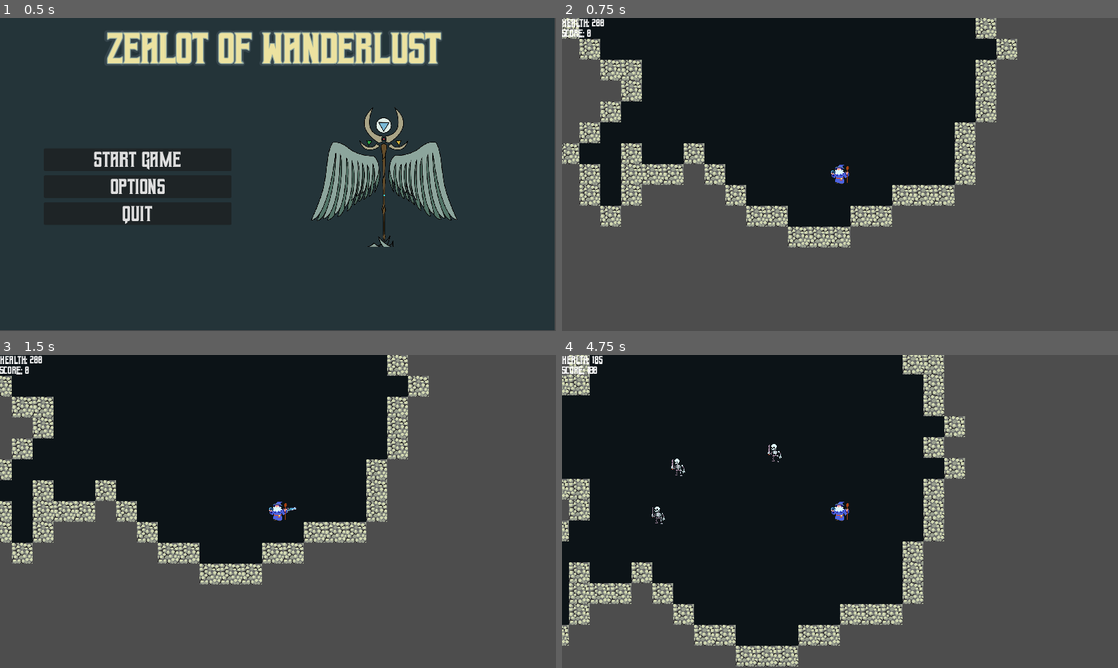
Above: before the commit, frames 1-4 (two rows, left to right).
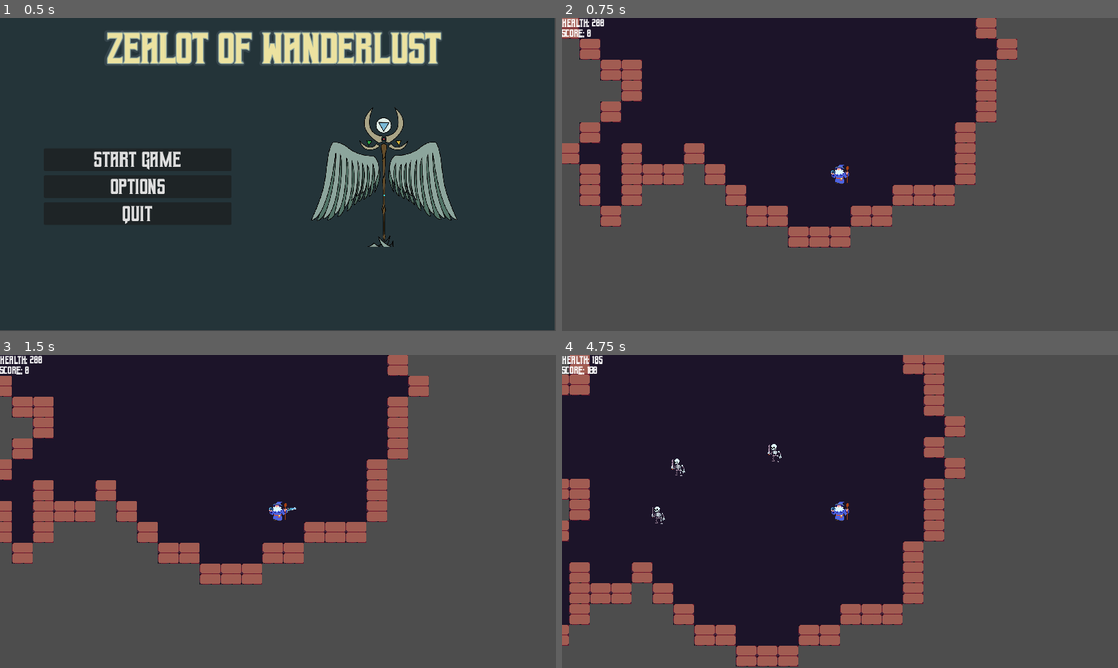
Above: after the commit, the same moments.

Repository: WizardsNStuff/Zealot-of-Wanderlust
Game: Godot game, scene res://Scenes/wizard_game.tscn
The game is run twice, just before and just after one commit, with the same random seed, the same clock (stepped at 60 frames per second) and the same inputs.
Inputs:
- Up to frame 1 (0.5 s): no input
- Up to frame 2 (0.75 s): click "Start game" at 0.5 s
- Up to frame 3 (1.5 s): tap Enter at 1.25 s; hold D (ui_right) from 1.28 s (still down); tap Space (attack) at 1.35 s
- Up to frame 4 (4.75 s): release D (ui_right) at 2.03 s; hold S (ui_down) 2.03-2.78 s; tap Space (attack) every 0.75 s from 2.1 to 4.35 s; hold D (ui_right) 2.78-3.53 s; hold W (ui_up) 3.53-4.28 s; hold A (ui_left) from 4.28 s (still down)

Frame 1 is identical in both runs. In frame 2, 9.1% of the frame differs, in the area x 0-82%, y 0-74%; in frame 3, 8.3%; in frame 4, 8.9%.

Commit message:
adding room types

Diff:
--- a/zealot-of-wanderlust/Scenes/proc_gen_data.tscn
+++ b/zealot-of-wanderlust/Scenes/proc_gen_data.tscn
@@ -55,16 +55,21 @@
 texture = ExtResource("2_he0n7")
 texture_region_size = Vector2i(32, 32)
 0:0/0 = 0
+0:0/0/physics_layer_0/polygon_0/points = PackedVector2Array(-16, -16, 16, -16, 16, 16, -16, 16)
 1:0/0 = 0
 2:0/0 = 0
 0:1/0 = 0
+0:1/0/physics_layer_0/polygon_0/points = PackedVector2Array(-16, -16, 16, -16, 16, 16, -16, 16)
 1:1/0 = 0
 0:2/0 = 0
+0:2/0/physics_layer_0/polygon_0/points = PackedVector2Array(-16, -16, 16, -16, 16, 16, -16, 16)
 1:2/0 = 0
 2:2/0 = 0
 0:3/0 = 0
+0:3/0/physics_layer_0/polygon_0/points = PackedVector2Array(-16, -16, 16, -16, 16, 16, -16, 16)
 1:3/0 = 0
 0:4/0 = 0
+0:4/0/physics_layer_0/polygon_0/points = PackedVector2Array(-16, -16, 16, -16, 16, 16, -16, 16)
 1:4/0 = 0
 0:5/0 = 0
 0:5/0/physics_layer_0/polygon_0/points = PackedVector2Array(-16, -16, 16, -16, 16, 16, -16, 16)
--- a/zealot-of-wanderlust/Scripts/Proc Gen TileMaps/door_tilemap_layer.gd
+++ b/zealot-of-wanderlust/Scripts/Proc Gen TileMaps/door_tilemap_layer.gd
@@ -1,5 +1,5 @@
 extends TileMapLayer
 class_name DoorTileMapLayer
 
-@export var atlas_id : int = 3
-@export var door_tile_atlas_position : Vector2i = Vector2i(2, 16)
+var atlas_id : int = 3
+var door_tile_atlas_position : Vector2i = Vector2i(2, 16)
--- a/zealot-of-wanderlust/Scripts/Proc Gen TileMaps/floor_tilemap_layer.gd
+++ b/zealot-of-wanderlust/Scripts/Proc Gen TileMaps/floor_tilemap_layer.gd
@@ -1,6 +1,13 @@
 extends TileMapLayer
 class_name FloorTileMapLayer
 
-@export var atlas_id : int = 0
-@export var base_floor_tile_atlas_position : Vector2i = Vector2i(0, 11)
-@export var base_corridor_floor_tile_atlas_position : Vector2i = Vector2i(0, 6)
+var atlas_id : int = 0
+
+var dark_green_floor_tile_atlas_position : Vector2i = Vector2i(0, 6)
+var light_brown_floor_tile_atlas_position : Vector2i = Vector2i(0, 7)
+var red_floor_tile_atlas_position : Vector2i = Vector2i(0, 11)
+var green_floor_tile_atlas_position : Vector2i = Vector2i(0, 12)
+var light_green_floor_tile_atlas_position : Vector2i = Vector2i(0, 13)
+var brown_floor_tile_atlas_position : Vector2i = Vector2i(0, 15)
+
+var corridor_floor_tile_atlas_position : Vector2i = Vector2i(1,15)
--- a/zealot-of-wanderlust/Scripts/Proc Gen TileMaps/staircase_tilemap_layer.gd
+++ b/zealot-of-wanderlust/Scripts/Proc Gen TileMaps/staircase_tilemap_layer.gd
@@ -1,7 +1,7 @@
 extends TileMapLayer
 class_name StaircaseTileMapLayer
 
-@export var atlas_id : int = 2
-@export var upward_staircase_tile_atlas_position : Vector2i = Vector2i(8, 16)
-@export var downward_staircase_tile_atlas_position : Vector2i = Vector2i(7, 16)
-@export var staircase_padding_tile_atlas_position : Vector2i = Vector2i(9, 19)
+var atlas_id : int = 2
+var upward_staircase_tile_atlas_position : Vector2i = Vector2i(8, 16)
+var downward_staircase_tile_atlas_position : Vector2i = Vector2i(7, 16)
+var staircase_padding_tile_atlas_position : Vector2i = Vector2i(9, 19)
--- a/zealot-of-wanderlust/Scripts/Proc Gen TileMaps/wall_tilemap_layer.gd
+++ b/zealot-of-wanderlust/Scripts/Proc Gen TileMaps/wall_tilemap_layer.gd
@@ -1,6 +1,11 @@
 extends TileMapLayer
 class_name WallTileMapLayer
 
-@export var atlas_id : int = 1
-@export var base_wall_tile_atlas_position : Vector2i = Vector2i(0, 4)
-@export var base_corridor_wall_tile_atlas_position : Vector2i = Vector2i(0, 5)
+var atlas_id : int = 1
+
+var clay_wall_tile_atlas_position : Vector2i = Vector2i(0, 0)
+var stone_wall_tile_atlas_position : Vector2i = Vector2i(0, 1)
+var ice_wall_tile_atlas_position : Vector2i = Vector2i(0, 2)
+var sponge_wall_tile_atlas_position : Vector2i = Vector2i(0, 3)
+var brick_wall_tile_atlas_position : Vector2i = Vector2i(0, 4)
+var cobblestone_wall_tile_atlas_position : Vector2i = Vector2i(0, 5)
--- a/zealot-of-wanderlust/Scripts/controller.gd
+++ b/zealot-of-wanderlust/Scripts/controller.gd
@@ -38,7 +38,7 @@
 	var room_tiles : Dictionary = {}	# Dictionary of floor tiles in the room (the keys hold the tile positions)
 	var outgoing_corridor : Array = []	# tiles in the outgoing corridor
 	var incoming_corridor : Array = []	# tiles in the incoming corridor
-	var room_type = null	# type of the room (used for spawning mobs)
+	var room_type : int = 0	# type of the room (used for spawning mobs)
 	var next_room : RoomNode = null	# reference to the next room in the dungeon
 	var prev_room : RoomNode = null	# reference to the previous room in the dungeon
 	var is_entrance : bool = false	# true if this room is the starting room for the dungeon
@@ -47,6 +47,12 @@
 	# constructor initializes the room with a Rect2 representing its posiion and size
 	func _init(room : Rect2):
 		self.room = room
+
+	func get_room_type() -> int:
+		return self.room_type
+
+	func get_room_tiles() -> Dictionary:
+		return self.room_tiles
 
 	# returns true if the room has an outgoing corridor (used for connecting rooms)
 	func has_outgoing_corridor():
@@ -96,6 +102,10 @@
 
 	# if generation passes evaluation
 	else:
+
+		for room_node in room_nodes:
+			print(room_node.get_room_tiles().keys(), "\n")
+			#print(room_node.get_room_type())
 
 		# update the generated rooms in proc gen data with the newly generated room nodes
 		proc_gen_data.generated_rooms = room_nodes
@@ -183,35 +193,30 @@
 	# generate each room layout using a random walk
 	create_rooms_using_random_walk(room_nodes)
 
+	assign_random_room_types(room_nodes)
+
 	# connect rooms with corridors
 	# if any corridors cross paths
 	# return false to indicate generation failure
 	if (!connect_rooms(room_nodes)):
 		return false
 
+
+	var corridor_exclusive_tiles : Array = []
 	# add doors to each corridor
 	# if a door cannot be added to a corridor becasue the corridor only exists as part of a room
 	# return false to indicate generation failure
-	if !add_doors_to_corridors(room_nodes):
+	if !add_doors_to_corridors(room_nodes, corridor_exclusive_tiles):
 		return false
 
-	# get all floor tile positions for the generated rooms and corridors
-	var all_floor_tiles = get_all_tiles(room_nodes)
-
-	# get the atlas ID for the floor tilemap layer
-	var floor_atlas_id : int = proc_gen_data.floor_tilemap_layer.atlas_id
-	# get the position of the base corridor floor tile in the atlas
-	var corridor_tile_pos : Vector2i = proc_gen_data.floor_tilemap_layer.base_corridor_floor_tile_atlas_position
-
-	# get the atlas ID for the wall tilemap layer
-	var wall_atlas_id : int = proc_gen_data.wall_tilemap_layer.atlas_id
-	# get the position of the base corridor wall tile in the atlas
-	var corridor_wall_tile_pos : Vector2i = proc_gen_data.wall_tilemap_layer.base_corridor_wall_tile_atlas_position
-
-	# paint the floor tiles
-	paint_tiles(all_floor_tiles, proc_gen_data.floor_tilemap_layer, floor_atlas_id, corridor_tile_pos)
+	print("Corridor tiles ", corridor_exclusive_tiles)
+
+	paint_all_corridor_exclusive_tiles(corridor_exclusive_tiles)
+
+	paint_room_specific_tiles(room_nodes)
+
 	# paint walls around all the floor tiles
-	create_walls(all_floor_tiles, proc_gen_data.wall_tilemap_layer, wall_atlas_id, corridor_wall_tile_pos)
+	create_walls(get_all_tiles(room_nodes), proc_gen_data.wall_tilemap_layer, proc_gen_data.wall_tilemap_layer.atlas_id, proc_gen_data.wall_tilemap_layer.brick_wall_tile_atlas_position)
 
 	# check every room node
 	for room_node in room_nodes:
@@ -614,7 +619,7 @@
 # if a door cannot be placed on a corridor becasue the
 # the corridor overlaps with a room's floor tiles
 # return false to indicate generation failure
-func add_doors_to_corridors(room_nodes : Array[RoomNode]) -> bool:
+func add_doors_to_corridors(room_nodes : Array[RoomNode], all_corridor_exclusive_tiles : Array) -> bool:
 	# initalize a counter to assign unique names to each dorr layer
 	var door_number : int = 1
 
@@ -655,6 +660,8 @@
 			# if no exclusive corridor tiles are found, return false
 			if corridor_exclusive_tiles.size() == 0:
 				return false
+
+			all_corridor_exclusive_tiles.append(corridor_exclusive_tiles)
 
 			# set the door position to the midpoint of corridor_exclusive_tiles
 			door_position = corridor_exclusive_tiles[corridor_exclusive_tiles.size() / 2]
@@ -877,6 +884,75 @@
 	player.score += score_amount
 	view.score_label.text = "Score: " + str(player.score)
 
+func get_random_room_type() -> int:
+	var room_types = proc_gen_data.ROOM_TYPE.keys()
+	randomize()
+	return randi_range(0, room_types.size() - 1)
+
+func assign_random_room_types(room_nodes : Array[RoomNode]) -> void:
+	for room_node in room_nodes:
+		room_node.room_type = get_random_room_type()
+
+func get_room_type_name(value : int) -> String:
+	var enum_keys = proc_gen_data.ROOM_TYPE.keys()
+
+	for key in enum_keys:
+		if proc_gen_data.ROOM_TYPE[key] == value:
+			return key
+
+	return "DEFAULT"
+
+func paint_room_specific_tiles(room_nodes : Array[RoomNode]) -> void:
+	for room_node in room_nodes:
+		# get all floor tile positions for the generated rooms and corridors
+		var room_tiles = room_node.get_room_tiles()
+
+		var room_type = get_room_type_name(room_node.get_room_type())
+
+		# the atlas ID for the floor tilemap layer
+		var floor_atlas_id : int = proc_gen_data.floor_tilemap_layer.atlas_id
+		# get the atlas ID for the wall tilemap layer
+		var wall_atlas_id : int = proc_gen_data.wall_tilemap_layer.atlas_id
+
+		# the position of the floor tile in the atlas
+		var floor_tile_pos : Vector2i
+		# the position of the wall tile in the atlas
+		var wall_tile_pos : Vector2i
+
+		match room_type:
+			"DEFAULT":
+				floor_tile_pos = proc_gen_data.floor_tilemap_layer.red_floor_tile_atlas_position
+				wall_tile_pos = proc_gen_data.wall_tilemap_layer.brick_wall_tile_atlas_position
+			"GOBLIN_LAIR":
+				floor_tile_pos = proc_gen_data.floor_tilemap_layer.light_green_floor_tile_atlas_position
+				wall_tile_pos = proc_gen_data.wall_tilemap_layer.ice_wall_tile_atlas_position
+			"TROLL_TUNNEL":
+				floor_tile_pos = proc_gen_data.floor_tilemap_layer.light_brown_floor_tile_atlas_position
+				wall_tile_pos = proc_gen_data.wall_tilemap_layer.sponge_wall_tile_atlas_position
+			"DRAGON_DEN":
+				floor_tile_pos = proc_gen_data.floor_tilemap_layer.green_floor_tile_atlas_position
+				wall_tile_pos = proc_gen_data.wall_tilemap_layer.clay_wall_tile_atlas_position
+
+		# paint the floor tiles
+		paint_tiles(room_tiles, proc_gen_data.floor_tilemap_layer, floor_atlas_id, floor_tile_pos)
+
+func paint_all_corridor_exclusive_tiles(corridor_exclusive_tiles : Array) -> void:
+
+	# the atlas ID for the floor tilemap layer
+	var floor_atlas_id : int = proc_gen_data.floor_tilemap_layer.atlas_id
+	# get the atlas ID for the wall tilemap layer
+	var wall_atlas_id : int = proc_gen_data.wall_tilemap_layer.atlas_id
+
+	# the position of the floor tile in the atlas
+	var floor_tile_pos : Vector2i = proc_gen_data.floor_tilemap_layer.corridor_floor_tile_atlas_position
+	# the position of the wall tile in the atlas
+	var wall_tile_pos : Vector2i
+
+	for sub_arr in corridor_exclusive_tiles:
+		for tile in sub_arr:
+			paint_single_tile(proc_gen_data.floor_tilemap_layer, floor_atlas_id, tile, floor_tile_pos)
+
+
 # handle player movement and player interactions in each frame
 func _physics_process(delta: float) -> void:
 	# check if the dungeon has been created before allowing interactions
--- a/zealot-of-wanderlust/Scripts/proc_gen_data.gd
+++ b/zealot-of-wanderlust/Scripts/proc_gen_data.gd
@@ -53,6 +53,8 @@
 
 var has_key : bool = false
 
+enum ROOM_TYPE {DEFAULT, GOBLIN_LAIR, TROLL_TUNNEL, DRAGON_DEN}
+
 # length of each random walk step when generating corridors
 #@export var corridor_walk_length : int = 10
 
@@ -66,7 +68,6 @@
 #var start_position : Vector2i = Vector2i.ZERO
 
 #var dungeon_floor : int = 1
-#enum room_type { ENTRANCE, GOBLIN_LAIR, ORC_CAVE, TROLL_TUNNEL, DRAGON_DEN, EXIT}
 
 # offset subtracted from the width and height of the room's edges when generating rooms;
 # makes the room smaller by 2 * offset
